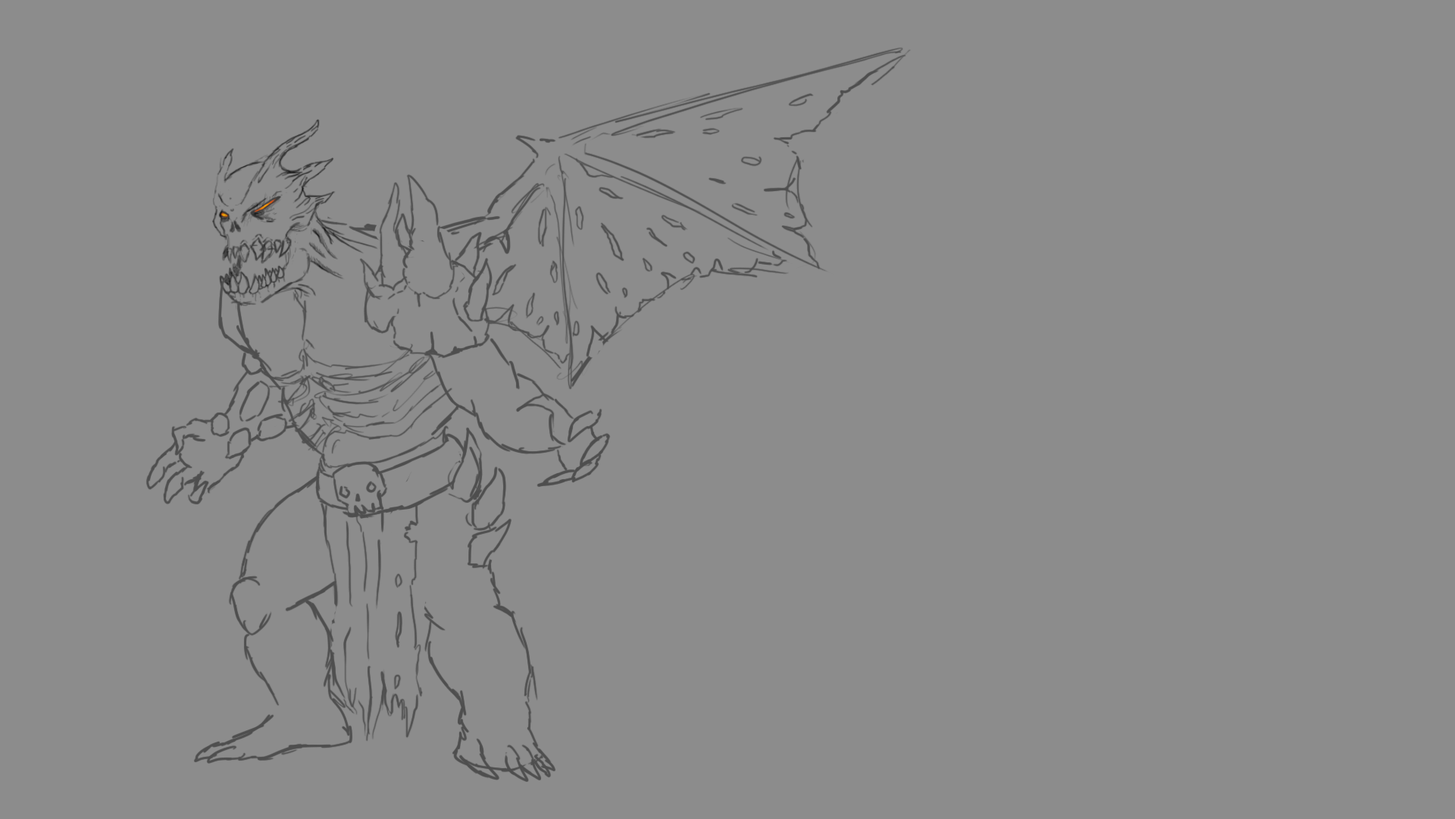
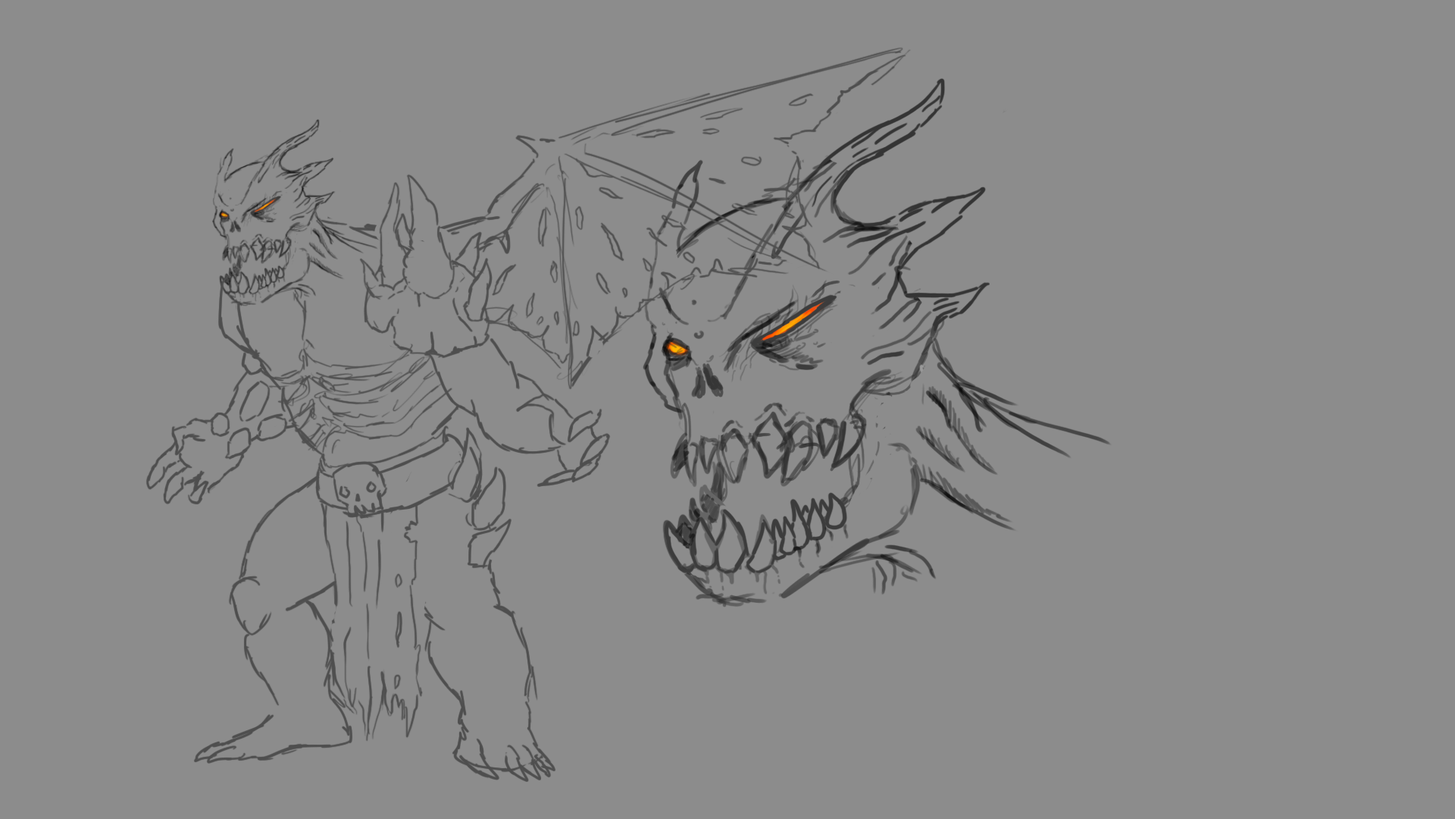
Revision of a layered 1455 × 819 image; what changed, layer by layer:
showed group "BIGJAW" (2nd of 2) (2 layers) over [642, 78, 1112, 608]
